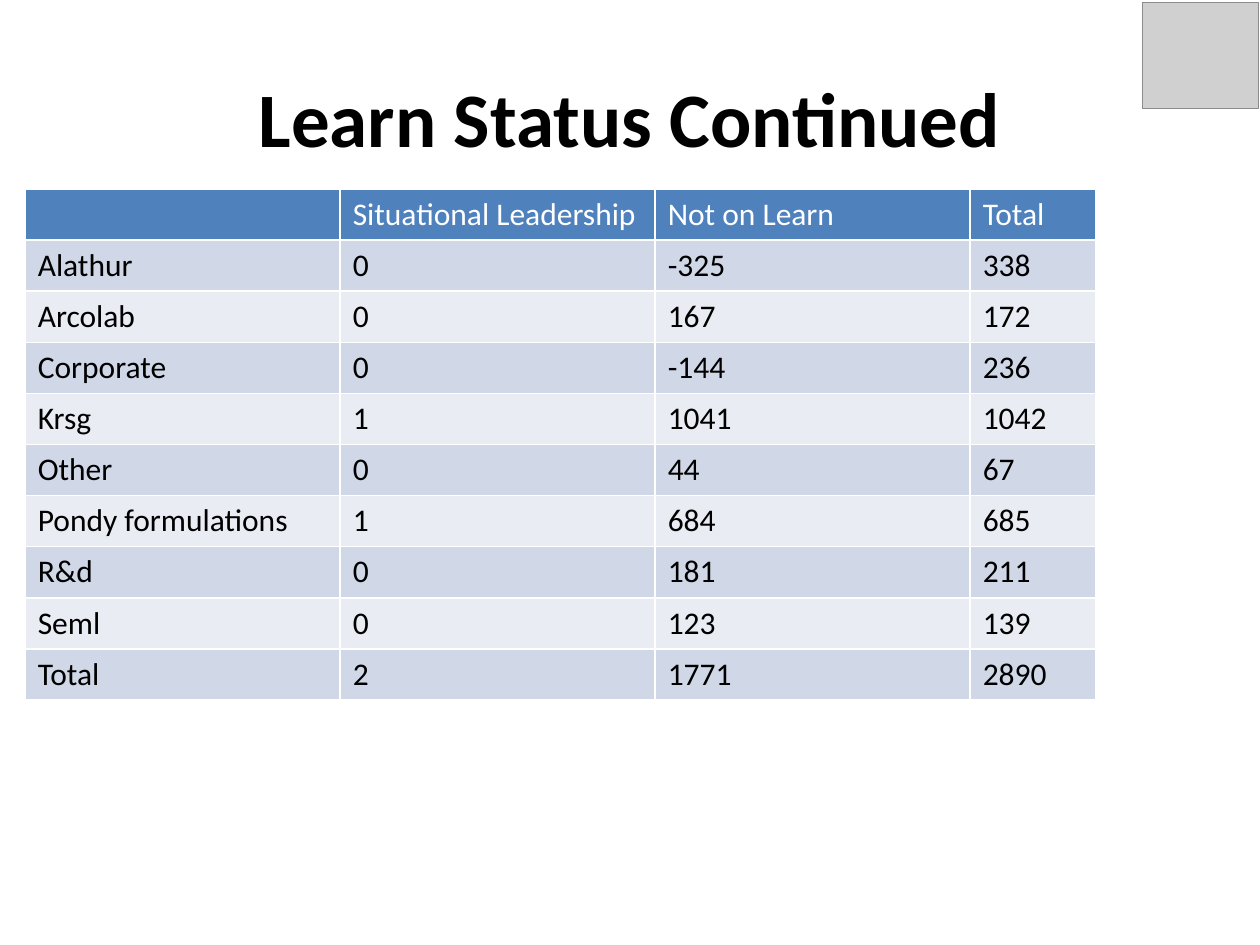
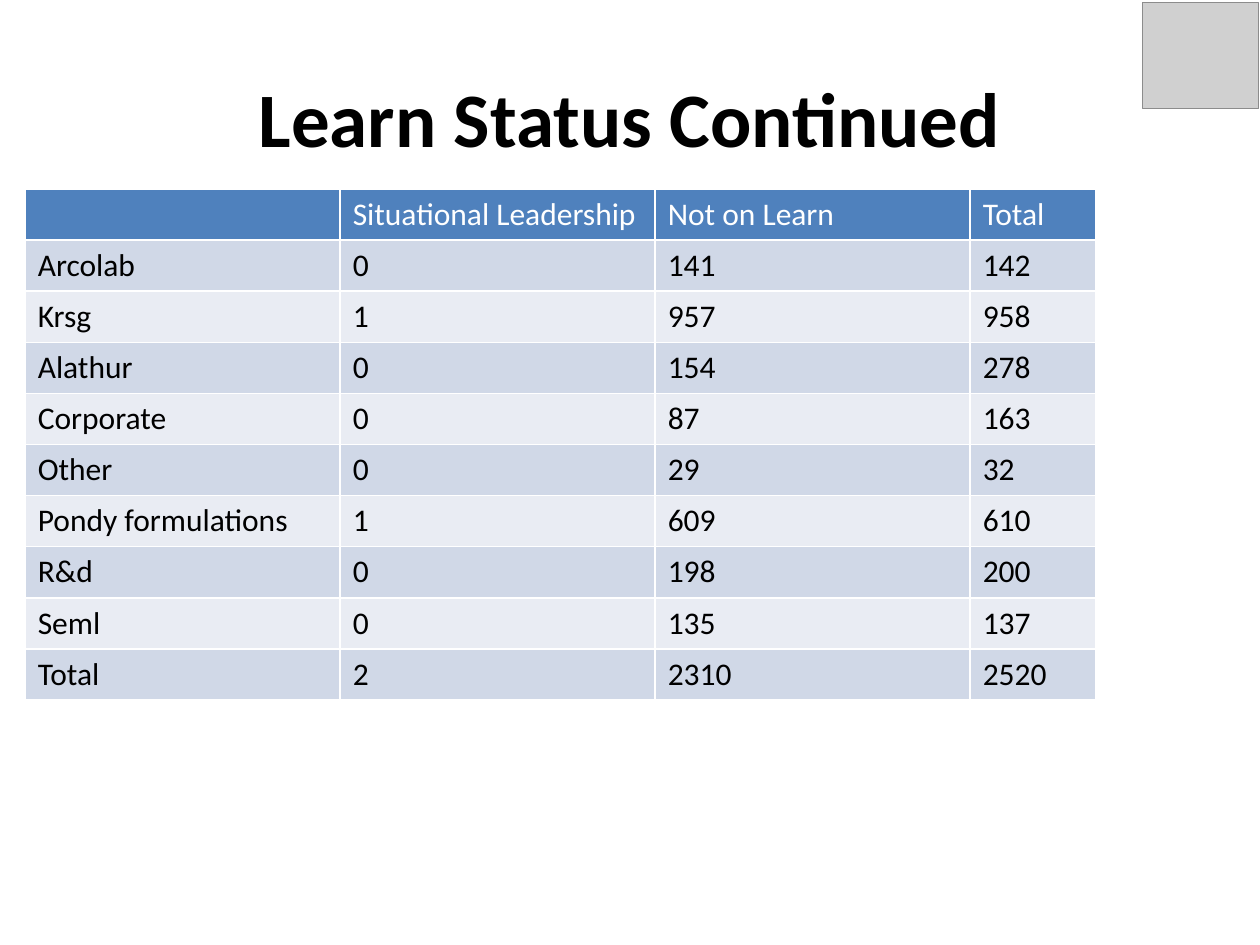
Before and after one commit to taranag/CodeProjects, a slide deck: slide 7 of FlaskApp/static/generated/51Test1.pptx. Drawn at 1260x945 pixels with LibreOffice and Linux fonts; fonts in the diff are those of the drawing; grey boxes stand for pictures. Boxes give left, top, right and bottom in pixels: in the first picture for what was removed or moved away, otherwise in the second. Text is boxed around its words. In the diff, an @@ line names an element or a change of style, - is before the commit and + after.

```diff
--- a/FlaskApp/static/generated/51Test1.pptx
+++ b/FlaskApp/static/generated/51Test1.pptx
@@ table at [25,189,1096,690] @@
-row 2: Alathur | 0 | -325 | 338
+row 2: Arcolab | 0 | 141 | 142
-row 3: Arcolab | 0 | 167 | 172
+row 3: Krsg | 1 | 957 | 958
-row 4: Corporate | 0 | -144 | 236
+row 4: Alathur | 0 | 154 | 278
-row 5: Krsg | 1 | 1041 | 1042
+row 5: Corporate | 0 | 87 | 163
-row 6, column 3: 44
+row 6, column 3: 29
-row 6, column 4: 67
+row 6, column 4: 32
-row 7, column 3: 684
+row 7, column 3: 609
-row 7, column 4: 685
+row 7, column 4: 610
-row 8, column 3: 181
+row 8, column 3: 198
-row 8, column 4: 211
+row 8, column 4: 200
-row 9, column 3: 123
+row 9, column 3: 135
-row 9, column 4: 139
+row 9, column 4: 137
-row 10, column 3: 1771
+row 10, column 3: 2310
-row 10, column 4: 2890
+row 10, column 4: 2520
```
Also in this commit, not shown: 10 other slides changed, 21 slides removed, 1 other file.
